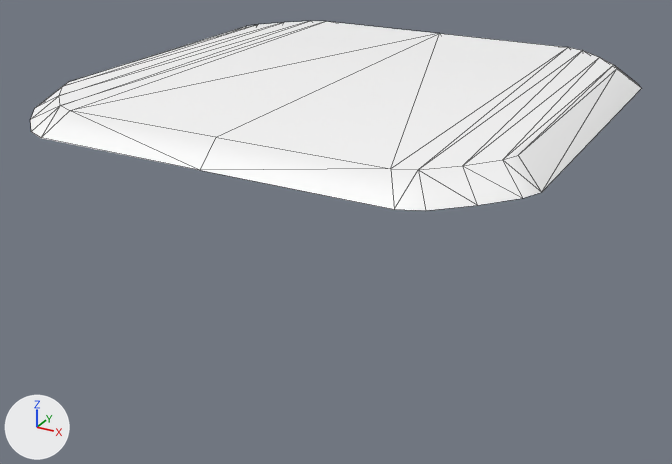
The Blender file 42_Unity_Engine/Unity_and_Blender/turret.blend: old version first, new version second.
One viewpoint serves both versions: a 50 mm lens placed at (0.884, -1.668, 2.12), pointed at (-0.011, -0.04, 1.306). Every picture has the same lights, and +X, +Y and +Z are marked at lower left. Mesh edges are drawn as thin lines.

The first picture shows 'turret_lid'.
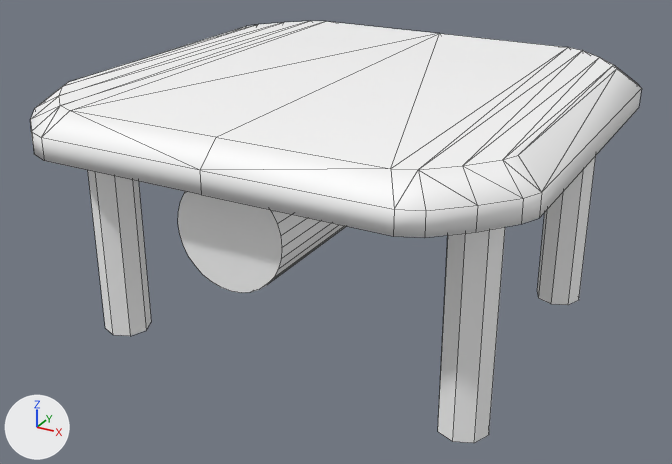
The change in detail:
me_scene_002 is used by ob_turret_lid; parent ob_tbasic_lvl1_turret_base; location (0.0, 87.0, 0.0).
me_scene_002 had 44 vertices, 64 faces and spanned x -51.8..51.8, y 73.3..77.5, z -51.9..52.0.
me_scene_002 now has 66 vertices, 87 faces and spans x -51.8..51.8, y 69.0..77.5, z -51.9..52.0.
Part 1, on me_scene_002:
22 new vertices lie (0.0, -4.3, 0.0) away from vertices in x -51.8..51.8, y 73.3, z -51.9..52.0.
23 new faces join them.
Mesh me_scene_003 is new.
It has 192 vertices, 137 faces and spans x -44.8..45.0, y 23.0..73.0, z -45.0..45.0.
It uses material mat_mt_basic_turret_a (white #ffffff).
Object 'turret_tube' (ob_turret_tube) is new; it shows me_scene_003.
Its parent is ob_tbasic_lvl1_turret_base.
Its location is (0.0, 87.0, 0.0).

Boxes (x1, y1, x2, y2) around the edits, measured in the pictures (672 x 464 px):
'turret_lid', reshaped (14% taller)
    before: (30, 21, 641, 211)
    after: (30, 21, 642, 237)
'turret_tube', added
    after: (88, 156, 596, 443)
part 1 of me_scene_002, added
    after: (31, 88, 642, 237)
